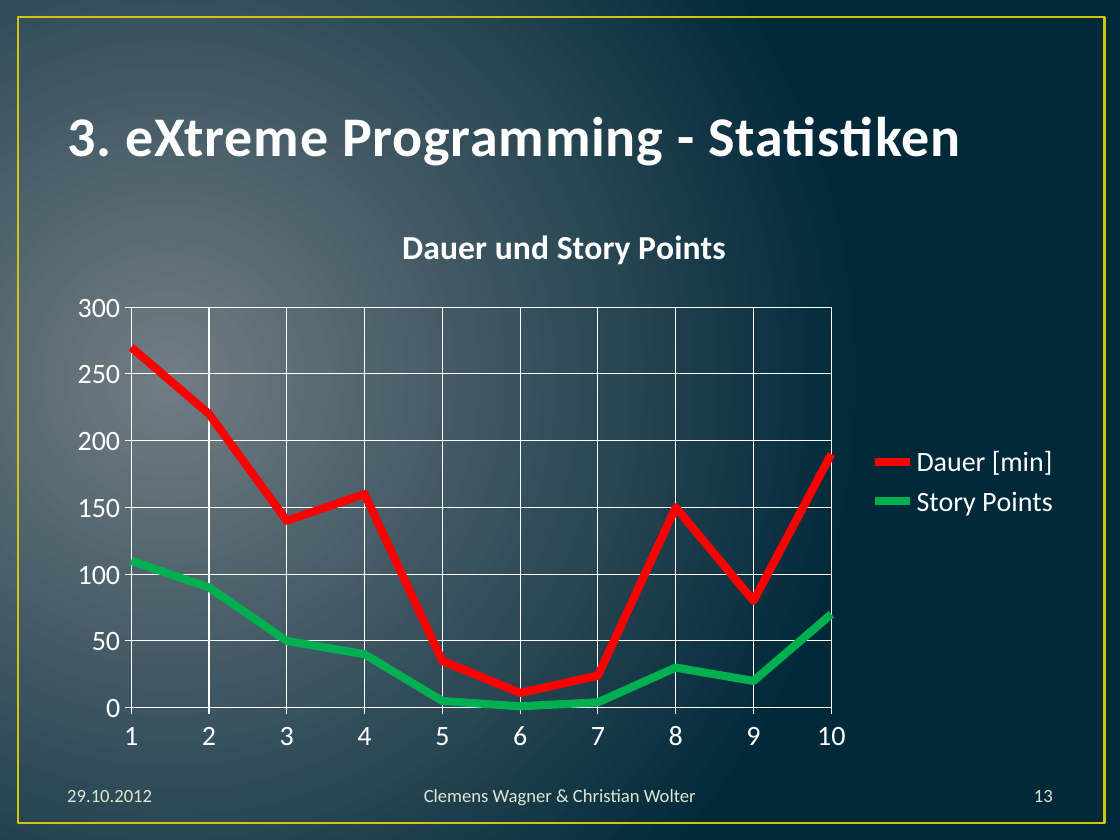
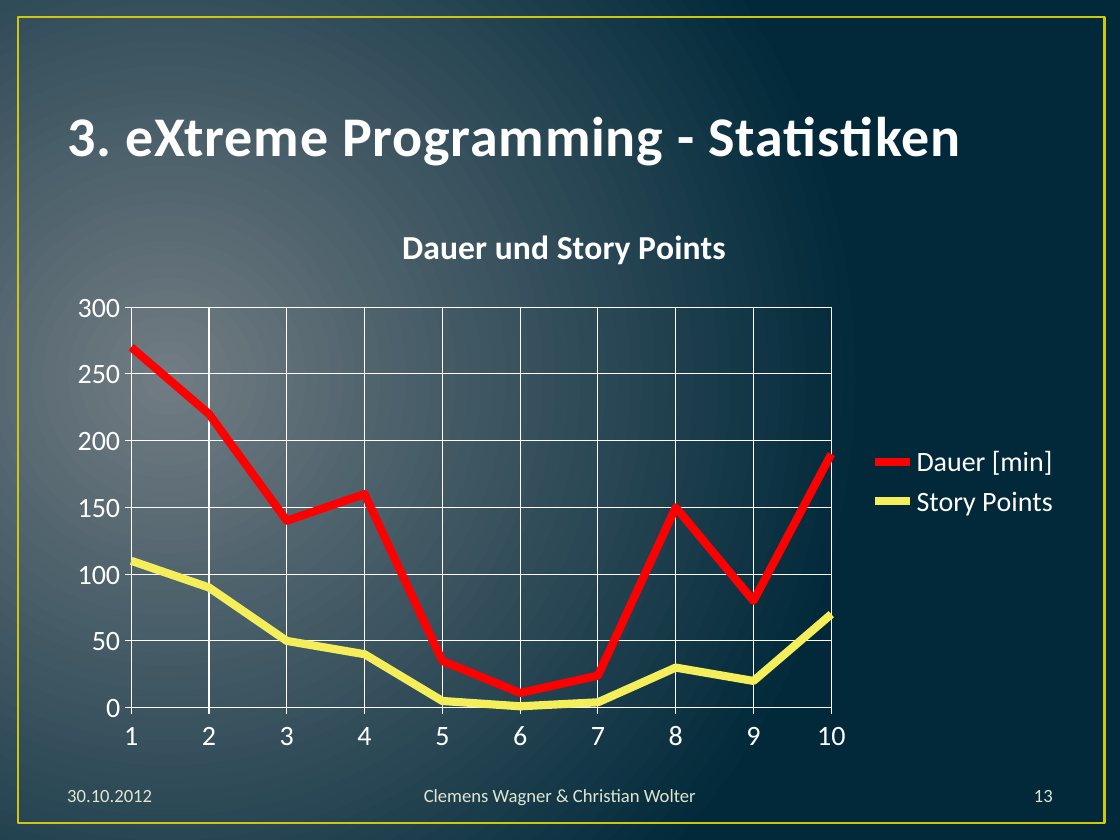
Before and after one commit to dev693/ants, a slide deck: slide 13 of Ants/src/doku/präsentation.pptx. Drawn at 1120x840 pixels with LibreOffice and Linux fonts; fonts in the diff are those of the drawing. Boxes give left, top, right and bottom in pixels: in the first picture for what was removed or moved away, otherwise in the second. Text is boxed around its words. In the diff, an @@ line names an element or a change of style, - is before the commit and + after.

Commit message:
farbe statistik geändert

```diff
--- a/Ants/src/doku/präsentation.pptx
+++ b/Ants/src/doku/präsentation.pptx
@@ line stacked chart at (57, 199, 1072, 764) @@
@@ colour of Story Points #00B050 to #F5EE5B @@
@@ text at (67, 790, 152, 802): text changed @@
-29.10.2012
+30.10.2012
```
Also in this commit, not shown: 22 other slides changed, 1 other file.
